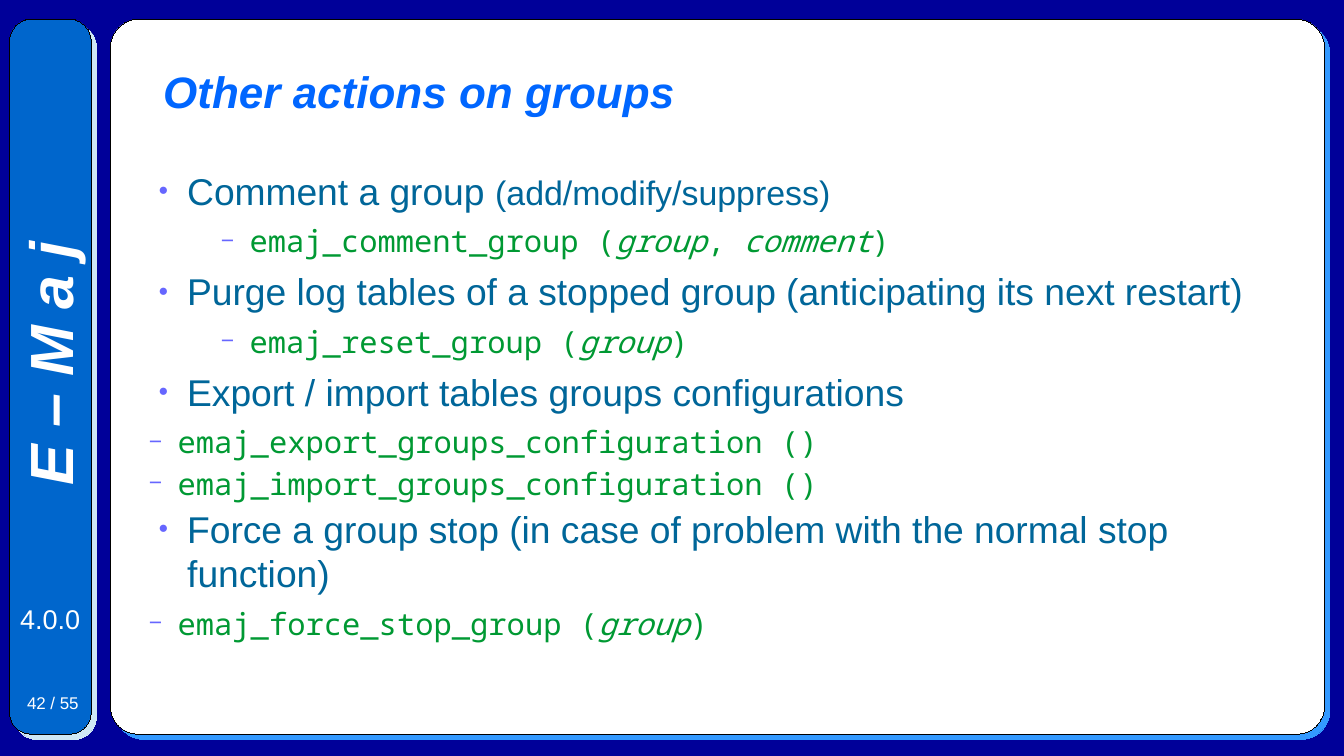
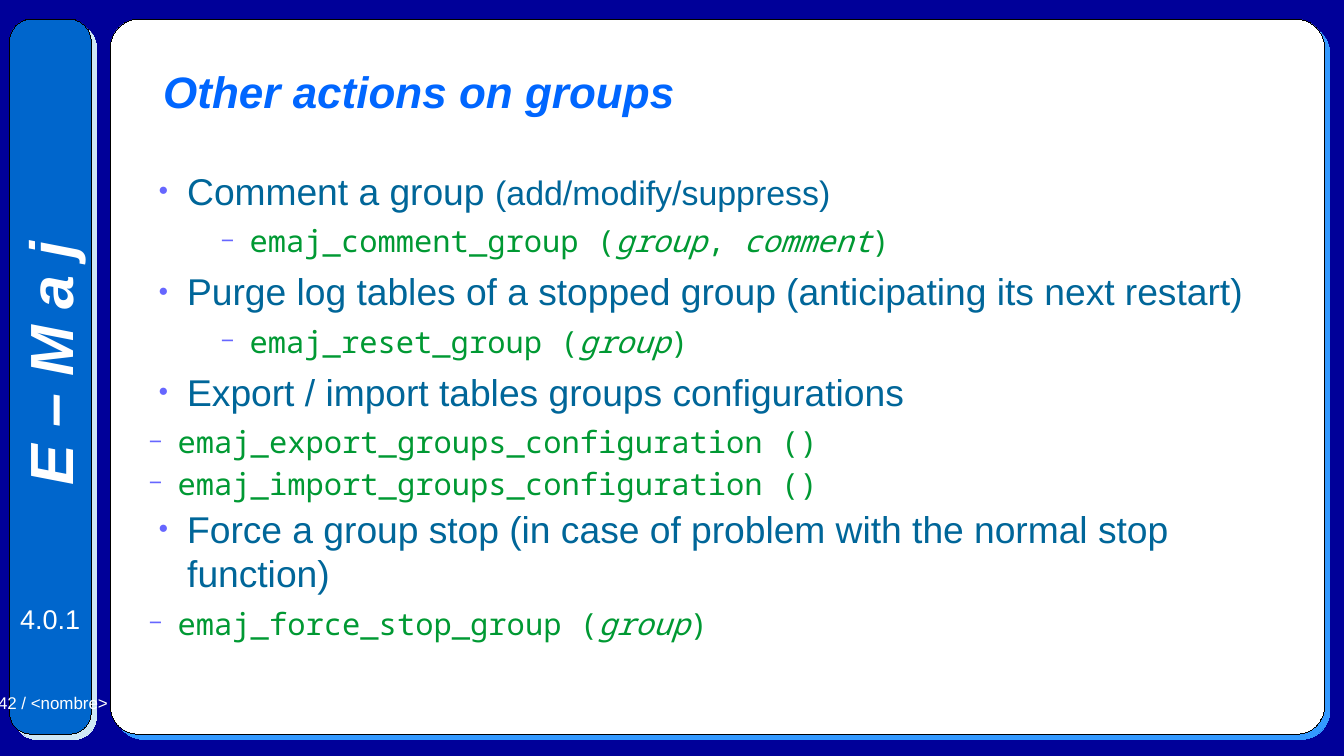
Before and after one commit to beaud76/emaj_doc, a slide deck: slide 42 of Emaj.devel_pres_en.odp. Drawn at 1344x756 pixels with LibreOffice and Linux fonts; fonts in the diff are those of the drawing. Boxes give left, top, right and bottom in pixels: in the first picture for what was removed or moved away, otherwise in the second. Text is boxed around its words. In the diff, an @@ line names an element or a change of style, - is before the commit and + after.

```diff
--- a/Emaj.devel_pres_en.odp
+++ b/Emaj.devel_pres_en.odp
@@ text at [20, 610, 80, 630]: text changed @@
-4.0.0
+4.0.1
@@ page number at [0, 695, 108, 713]: text changed @@
-42 / 55
+42 / <nombre>
```
Also in this commit, not shown: 50 other slides changed, 6 other files.
